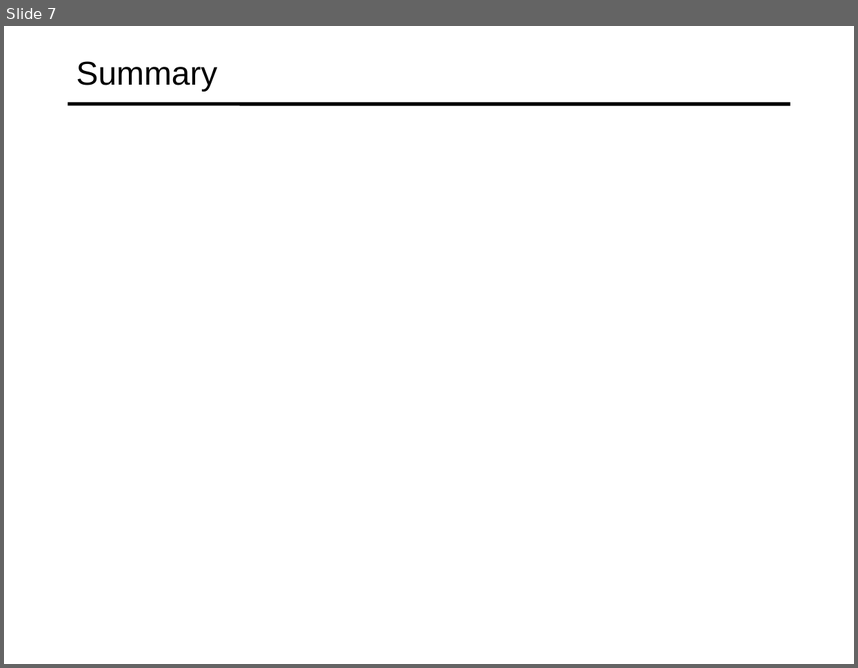
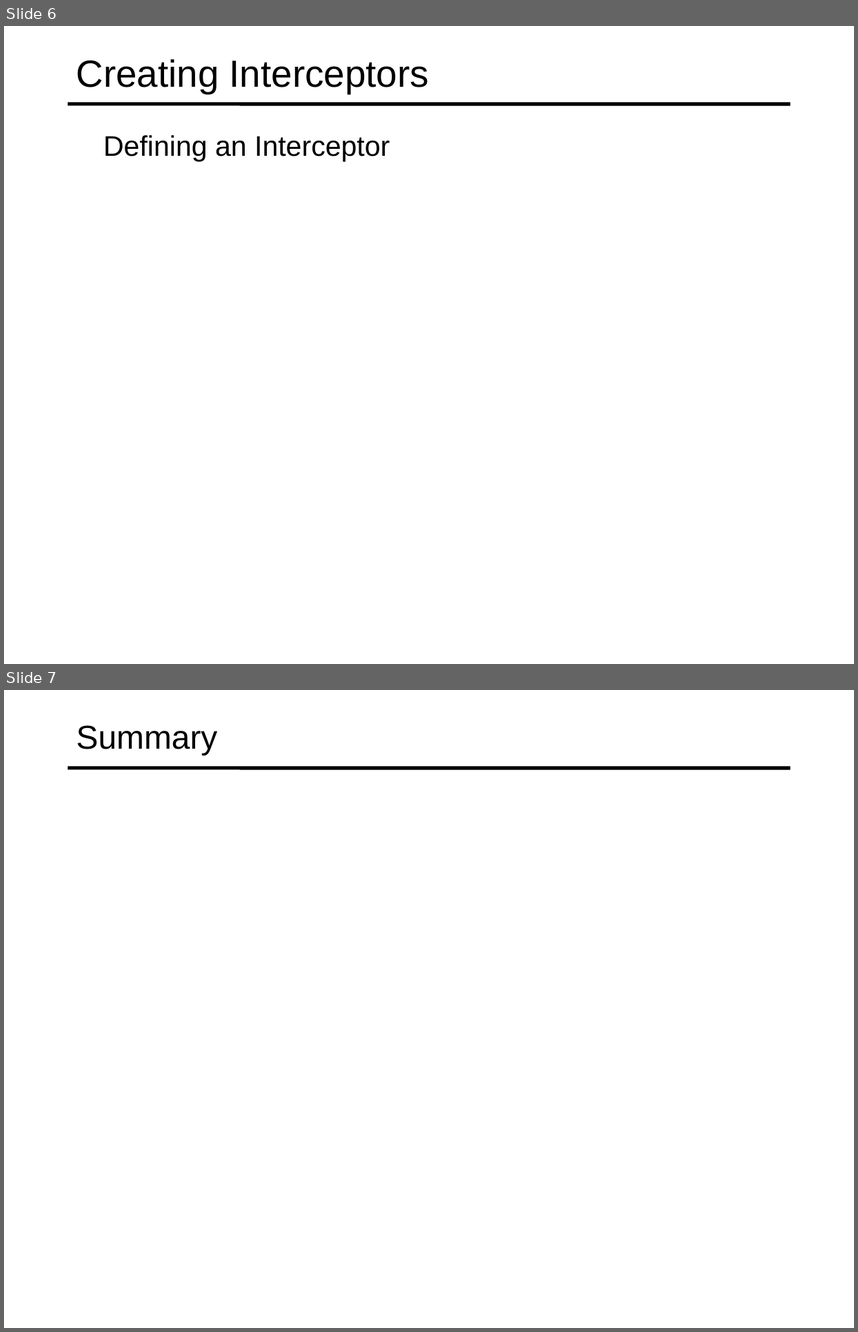
Before and after one commit to specter01wj/Jago_Link_Training, a slide deck: Angular/Angular12/Deep Dive/Angular HTTP Communication/3_Creating_Interceptors/L3_Creating_Interceptors.ppt. Shown one above the other, each under a label of ours: slide 7 before the commit, slides 6 and 7 after it. The pictures are 858x668 and 858x1332 pixels, drawn with LibreOffice and Linux fonts; fonts in the diff are those of the drawing. Boxes give left, top, right and bottom in pixels: in the first picture for what was removed or moved away, otherwise in the second. Text is boxed around its words. In the diff, an @@ line names an element or a change of style, - is before the commit and + after.

```diff
--- a/Angular/Angular12/Deep Dive/Angular HTTP Communication/3_Creating_Interceptors/L3_Creating_Interceptors.ppt
+++ b/Angular/Angular12/Deep Dive/Angular HTTP Communication/3_Creating_Interceptors/L3_Creating_Interceptors.ppt
@@ slide 6 added at [4,26,854,664], background #FFFFFF; not listed: 1 template element that a slide beside it also shows @@
@@ title added at [76,59,429,94], 32 pt, text #000000 @@
+Creating Interceptors
@@ text added at [103,135,390,161], 24 pt, text #000000 @@
+  Defining an Interceptor
```
Also in this commit, not shown: 2 slides changed, 3 other slides added, 4 slides removed, 2 other files.
